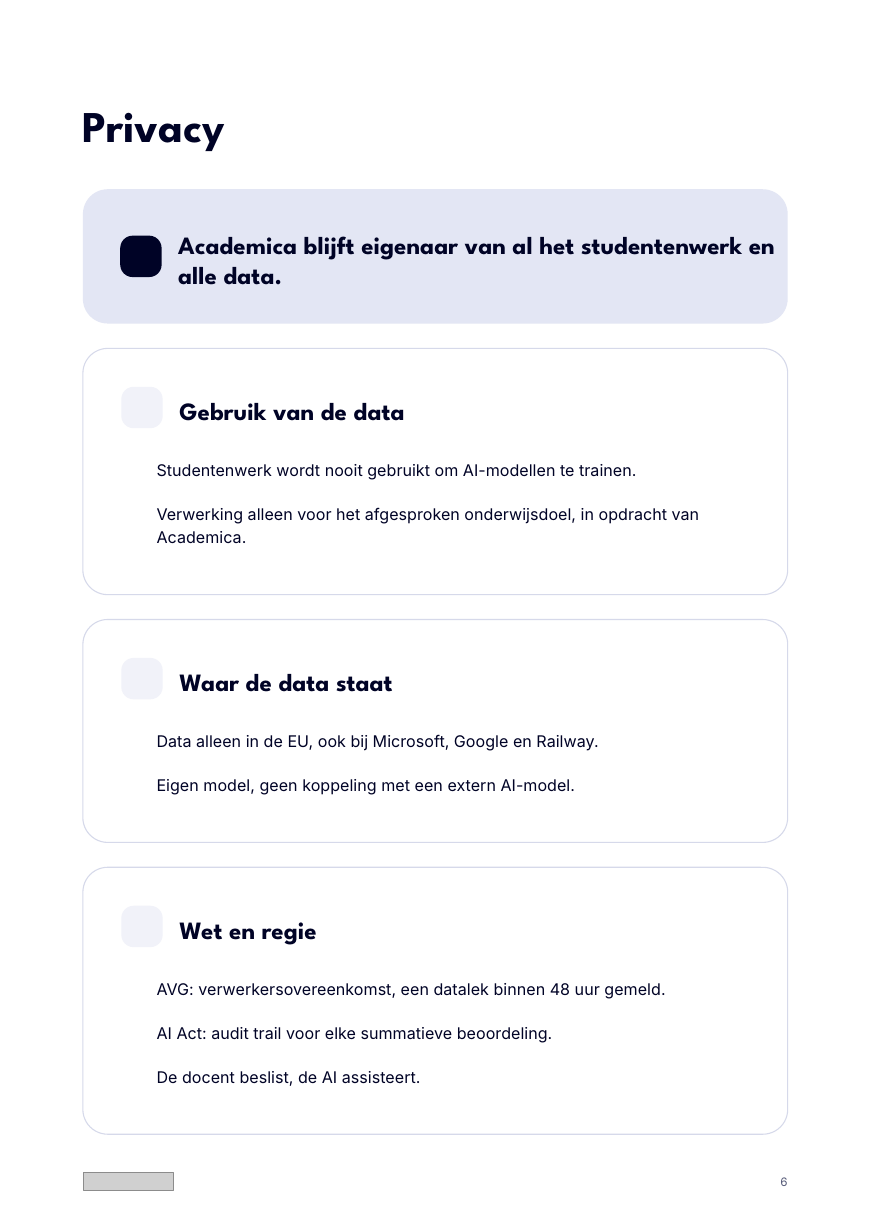
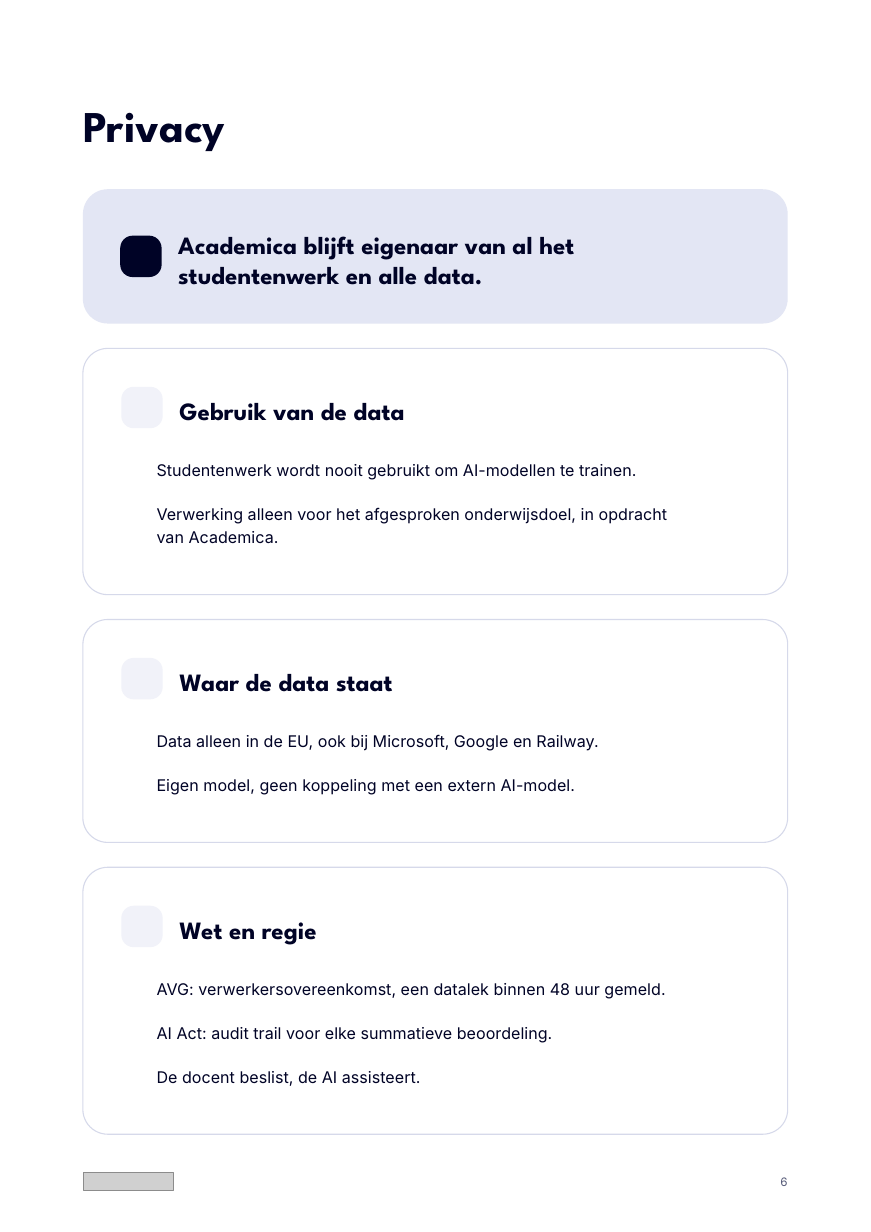
Before and after one commit to Dante-Eduface/Claude, a slide deck: slide 6 of Design/Concepts/document/eduface-document-bewerkbaar.pptx. Drawn at 871x1232 pixels with LibreOffice and Linux fonts; fonts in the diff are those of the drawing; grey boxes stand for pictures; background and template pictures are left out. Boxes give left, top, right and bottom in pixels: in the first picture for what was removed or moved away, otherwise in the second. Text is boxed around its words. In the diff, an @@ line names an element or a change of style, - is before the commit and + after.

```diff
--- a/Design/Concepts/document/eduface-document-bewerkbaar.pptx
+++ b/Design/Concepts/document/eduface-document-bewerkbaar.pptx
@@ text "Academica blijft eigenaar van al ..." rewrapped from (178,236,775,285) to (178,236,574,285) @@
@@ text "Verwerking alleen voor het afgesproken ..." rewrapped from (157,507,700,543) to (157,507,668,543) @@
```
Also in this commit, not shown: 5 other slides changed, 2 other files.
